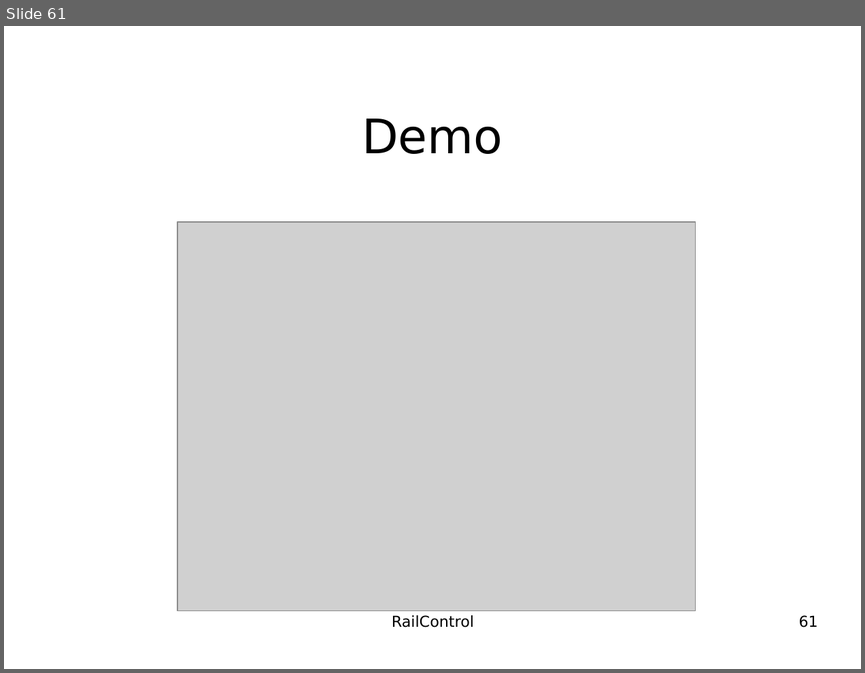
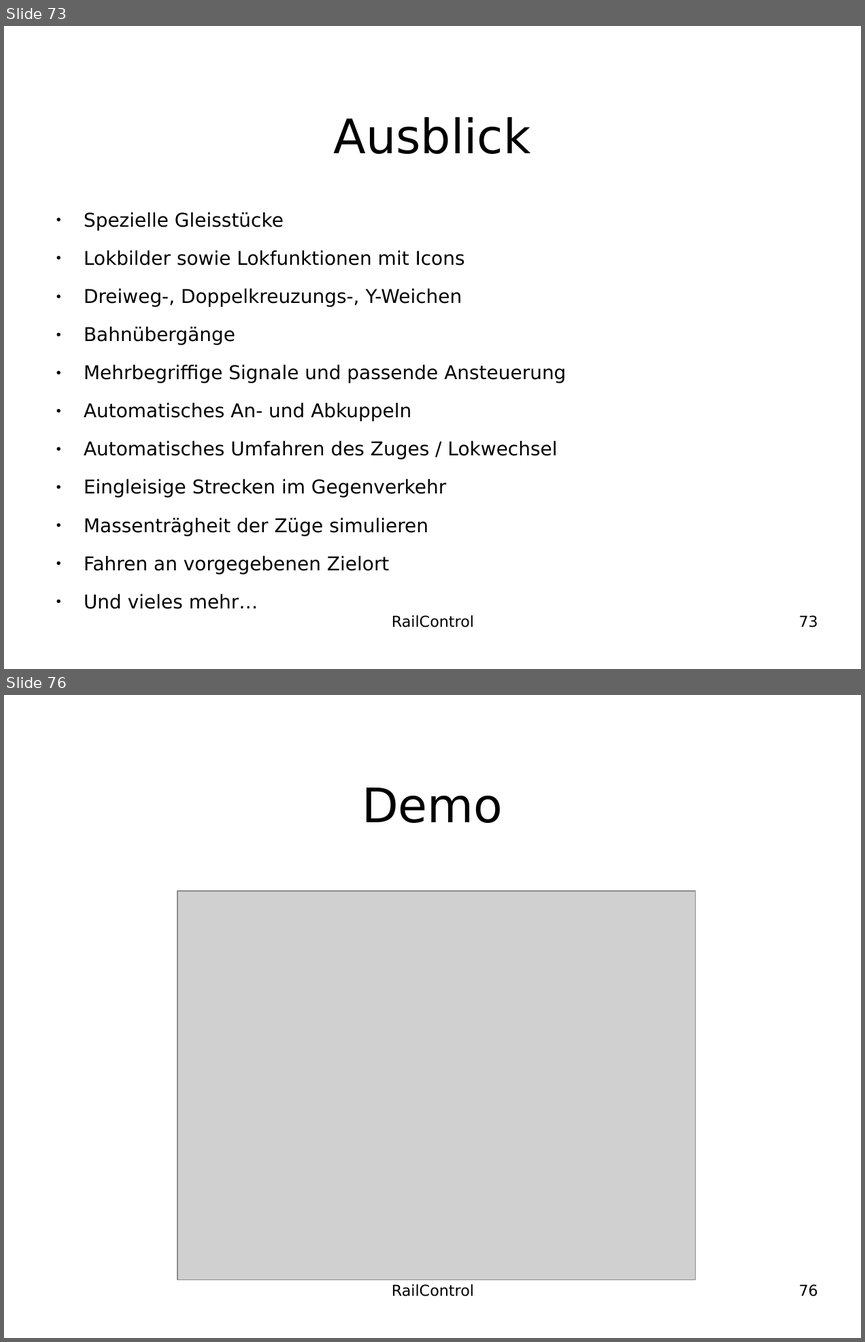
Before and after one commit to teddych/railcontrol, a slide deck: MAS/MAS_Thesis.odp. Shown one above the other, each under a label of ours: slide 61 before the commit, slides 73 and 76 after it; the slides between them are not shown. The pictures are 865x673 and 865x1342 pixels, drawn with LibreOffice and Linux fonts; fonts in the diff are those of the drawing; grey boxes stand for pictures; background and template pictures are left out. Boxes give left, top, right and bottom in pixels: in the first picture for what was removed or moved away, otherwise in the second. Text is boxed around its words. In the diff, an @@ line names an element or a change of style, - is before the commit and + after.

```diff
--- a/MAS/MAS_Thesis.odp
+++ b/MAS/MAS_Thesis.odp
@@ slide 73 added at [4,26,861,669], background #FFFFFF @@
@@ title added at [334,117,531,154], 44 pt, text #000000 @@
+Ausblick
@@ text added at [84,212,566,574], 17.6 pt, text #000000 @@
+● Spezielle Gleisstücke
+● Lokbilder sowie Lokfunktionen mit Icons
+● Dreiweg-, Doppelkreuzungs-, Y-Weichen
+● Bahnübergänge
+● Mehrbegriffige Signale und passende Ansteuerung
+● Automatisches An- und Abkuppeln
+● Automatisches Umfahren des Zuges / Lokwechsel
+● Eingleisige Strecken im Gegenverkehr
+● Massenträgheit der Züge simulieren
+● Fahren an vorgegebenen Zielort
+● Und vieles mehr…
@@ text added at [392,615,474,627], 14 pt, text #000000 @@
+RailControl
@@ page number added at [799,615,818,627], 14 pt, text #000000 @@
+73
@@ what was slide 61 is now slide 76 @@
@@ page number at [799,1284,818,1296]: text changed @@
-61
+76
```
Also in this commit, not shown: 1 slide changed, 16 other slides added, 2 slides removed.
